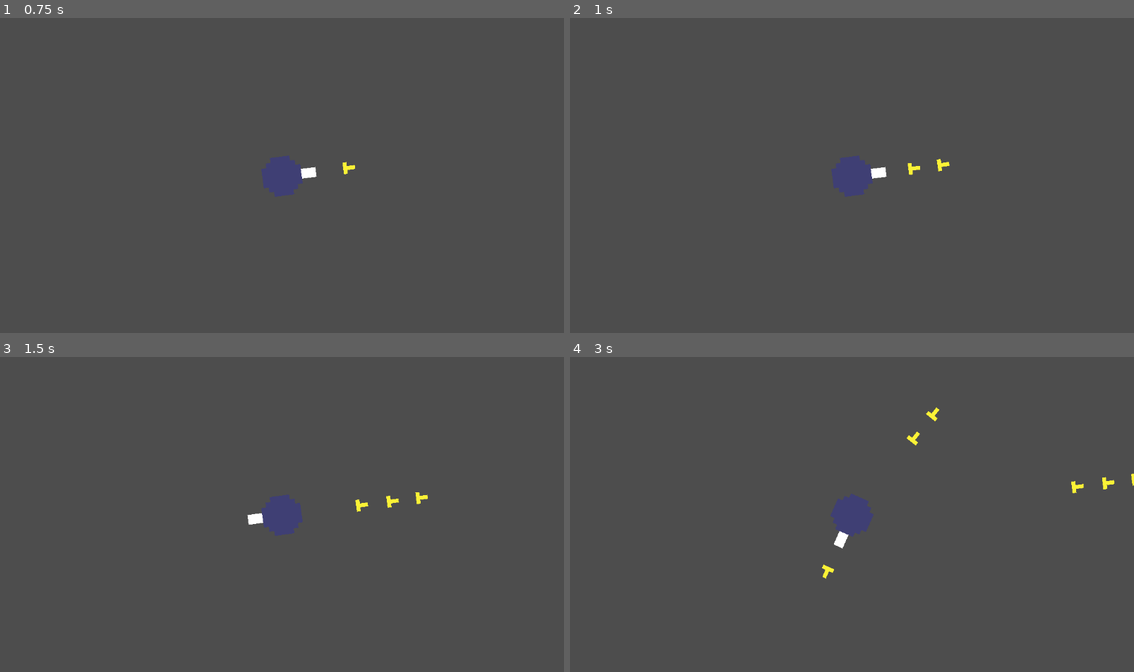
Above: before the commit, frames 1-4 (two rows, left to right).
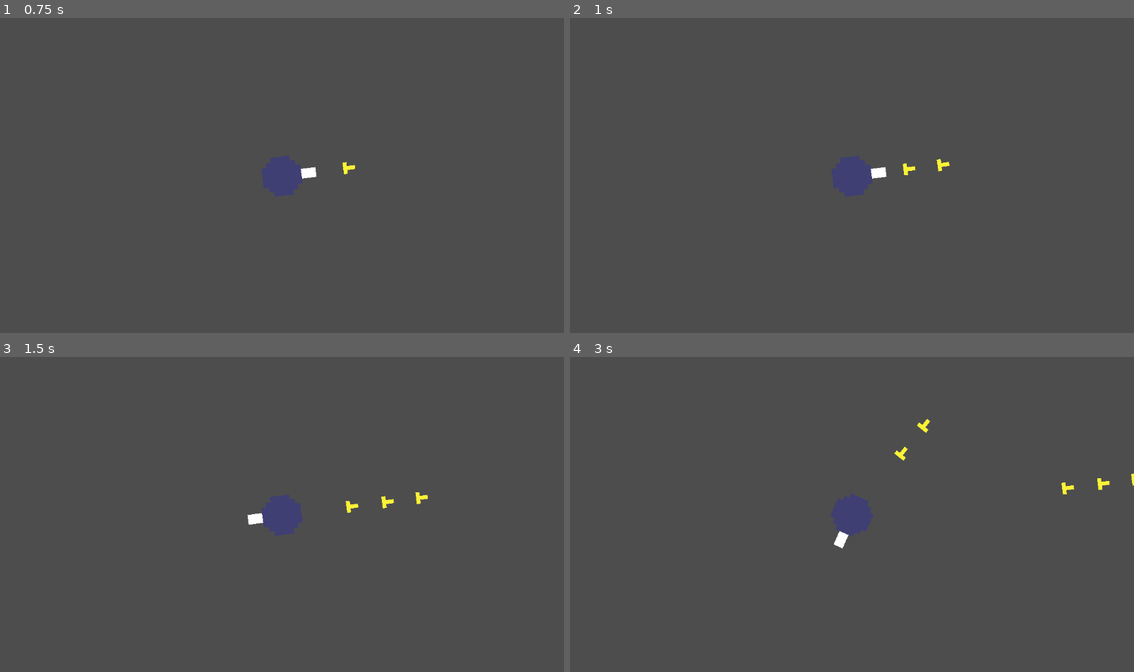
Above: after the commit, the same moments.

Repository: fisabreyt123-spec/shootem-up---first-game
Game: Godot game, scene res://Root.tscn
Same seed, same stepped clock (60 frames per second), same inputs: the game is played once before the commit and once after it.
Inputs (mouse positions are in pixels of both pictures, inside the frame that each line leads up to):
- Up to frame 1 (0.75 s): tap Enter at 0.5 s; move the mouse to (406, 159) at 0.52 s; press the mouse at (406, 159) at 0.53 s
- Up to frame 2 (1 s): no input
- Up to frame 3 (1.5 s): move the mouse to (169, 530) at 1.27 s; release the mouse at (169, 530) at 1.28 s; click (169, 530) at 1.35 s
- Up to frame 4 (3 s): move the mouse to (908, 445) at 2.02 s; press the mouse at (908, 445) at 2.03 s; move the mouse to (823, 577) at 2.77 s; release the mouse at (823, 577) at 2.78 s; click (823, 577) at 2.85 s

Frame 1 is identical in both runs. In frame 2, less than 0.1% of the frame differs, in the area x 58-63%, y 46-50%; in frame 3, 0.2%; in frame 4, 0.4%, in the area x 44-97%, y 15-71%.

Commit message:
Adjust player max_time to 0.35
Update player.gd to change max_time from 0.3 to 0.35 and add a comment noting the previous value will be used with future buffs. This tweaks the player's baseline timing to accommodate upcoming buff mechanics.

Diff:
--- a/player.gd
+++ b/player.gd
@@ -1,7 +1,8 @@
 extends CharacterBody2D
 var bullet_path=preload("res://bullet.tscn")
 var start = true
-var max_time = 0.3
+var max_time = 0.35
+#using max_time = 0.3 with buffs that will be added later
 var current_time = 0
 
 
